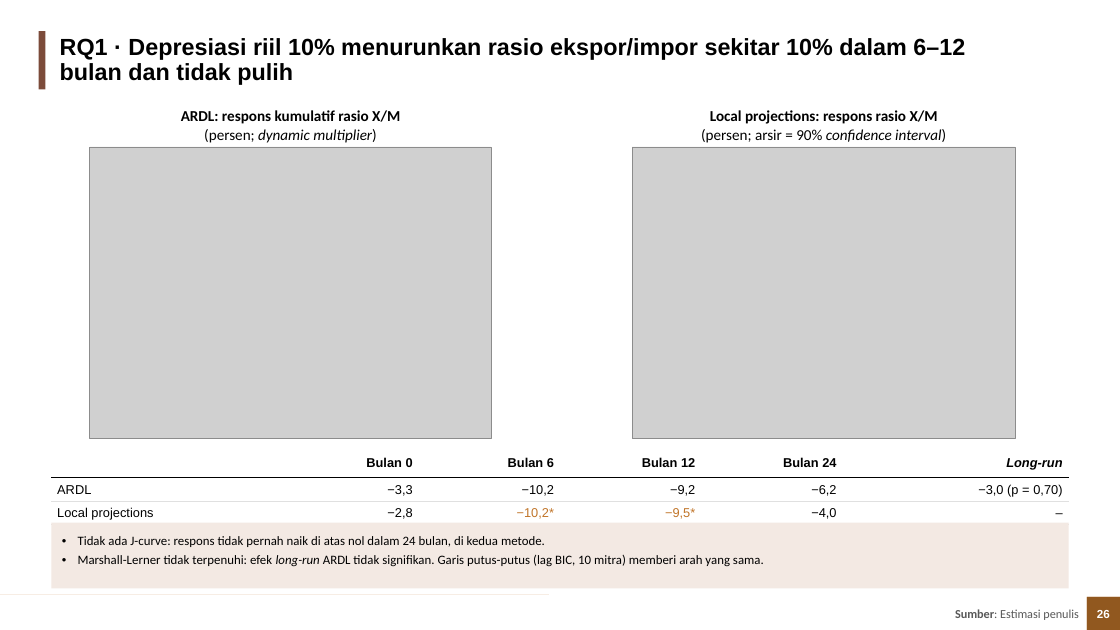
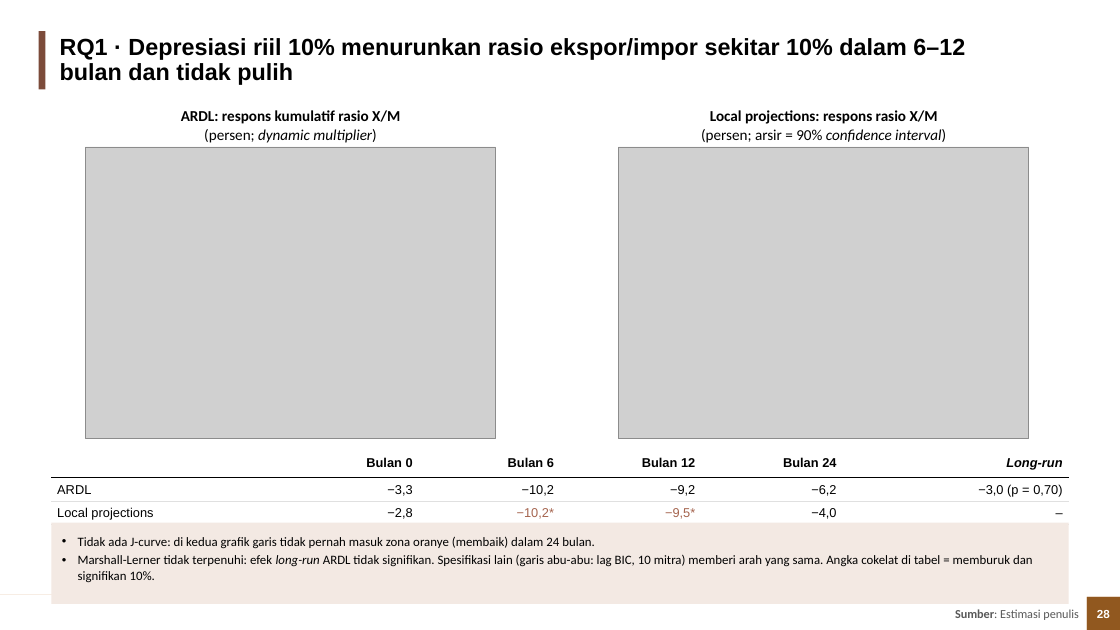
Before and after one commit to muhamadhaikal128/Pengaruh-Depresiasi-Rupiah-Terhadap-Trade-Balance, a slide deck: slide 28 of Haikal/output/3_ppt/Depresiasi_Rupiah_Trade_Balance.pptx (slide 26 before the commit). Drawn at 1120x630 pixels with LibreOffice and Linux fonts; fonts in the diff are those of the drawing; grey boxes stand for pictures; background and template pictures are left out. Boxes give left, top, right and bottom in pixels: in the first picture for what was removed or moved away, otherwise in the second. Text is boxed around its words. In the diff, an @@ line names an element or a change of style, - is before the commit and + after.

Commit message:
Haikal: dekomposisi harga vs volume (kuantitas HS-6), uji Marshall-Lerner dengan volume, PPT disusun ulang

```diff
--- a/Haikal/output/3_ppt/Depresiasi_Rupiah_Trade_Balance.pptx
+++ b/Haikal/output/3_ppt/Depresiasi_Rupiah_Trade_Balance.pptx
@@ picture: place and size @@
-picture at <box>90,147,492,439</box>
+picture at <box>86,147,497,439</box>
@@ picture: place and size @@
-picture at <box>633,147,1016,439</box>
+picture at <box>618,147,1029,439</box>
@@ table at <box>51,448,1068,524</box> @@
@@ text colour #C17529 to #A5644E in "−10,2*", "−9,5*" @@
@@ borders changed @@
@@ rectangle "Tidak ada J-curve: di kedua ...": place and size @@
-rectangle "Tidak ada J-curve: di kedua ..." at <box>51,523,1069,588</box>
+rectangle "Tidak ada J-curve: di kedua ..." at <box>51,523,1069,604</box>
@@ text in rectangle at <box>78,537,1033,583</box>: text changed @@
-• Tidak ada J-curve: respons tidak pernah naik di atas nol dalam 24 bulan, di kedua metode.
-• Marshall-Lerner tidak terpenuhi: efek long-run ARDL tidak signifikan. Garis putus-putus (lag BIC, 10 mitra) memberi arah yang sama.
+• Tidak ada J-curve: di kedua grafik garis tidak pernah masuk zona oranye (membaik) dalam 24 bulan.
+• Marshall-Lerner tidak terpenuhi: efek long-run ARDL tidak signifikan. Spesifikasi lain (garis abu-abu: lag BIC, 10 mitra) memberi arah yang sama. Angka cokelat di tabel = memburuk dan signifikan 10%.
```
Also in this commit, not shown: 31 other slides changed, 13 slides added, 5 slides removed, 29 other files.
